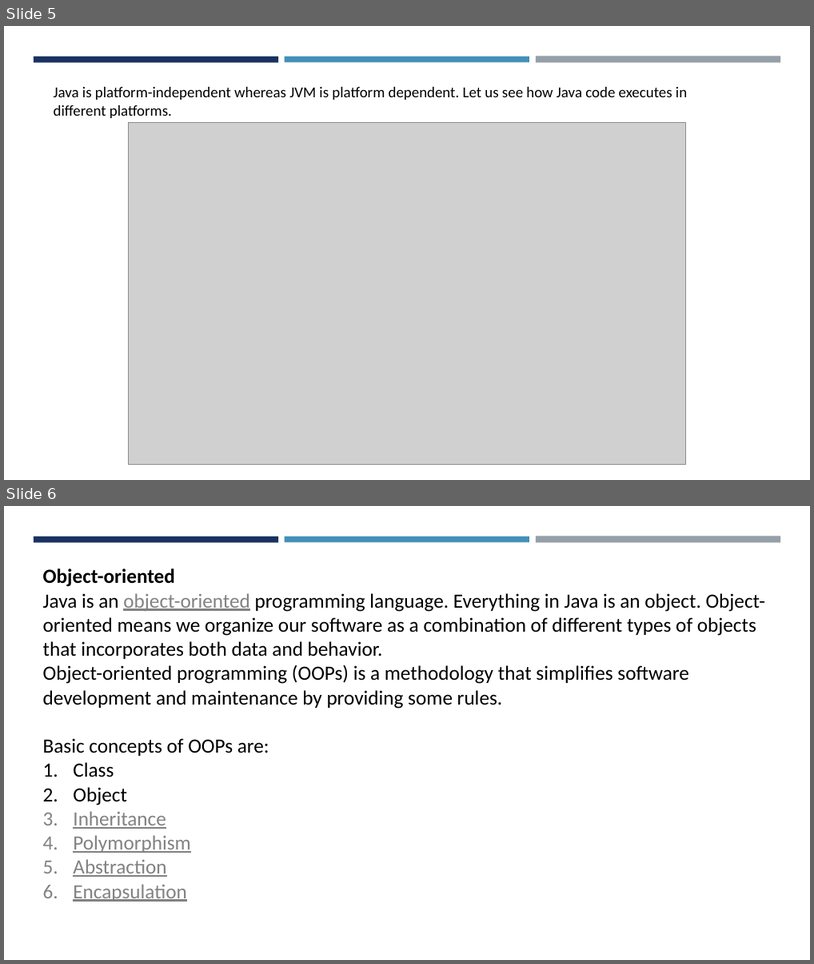
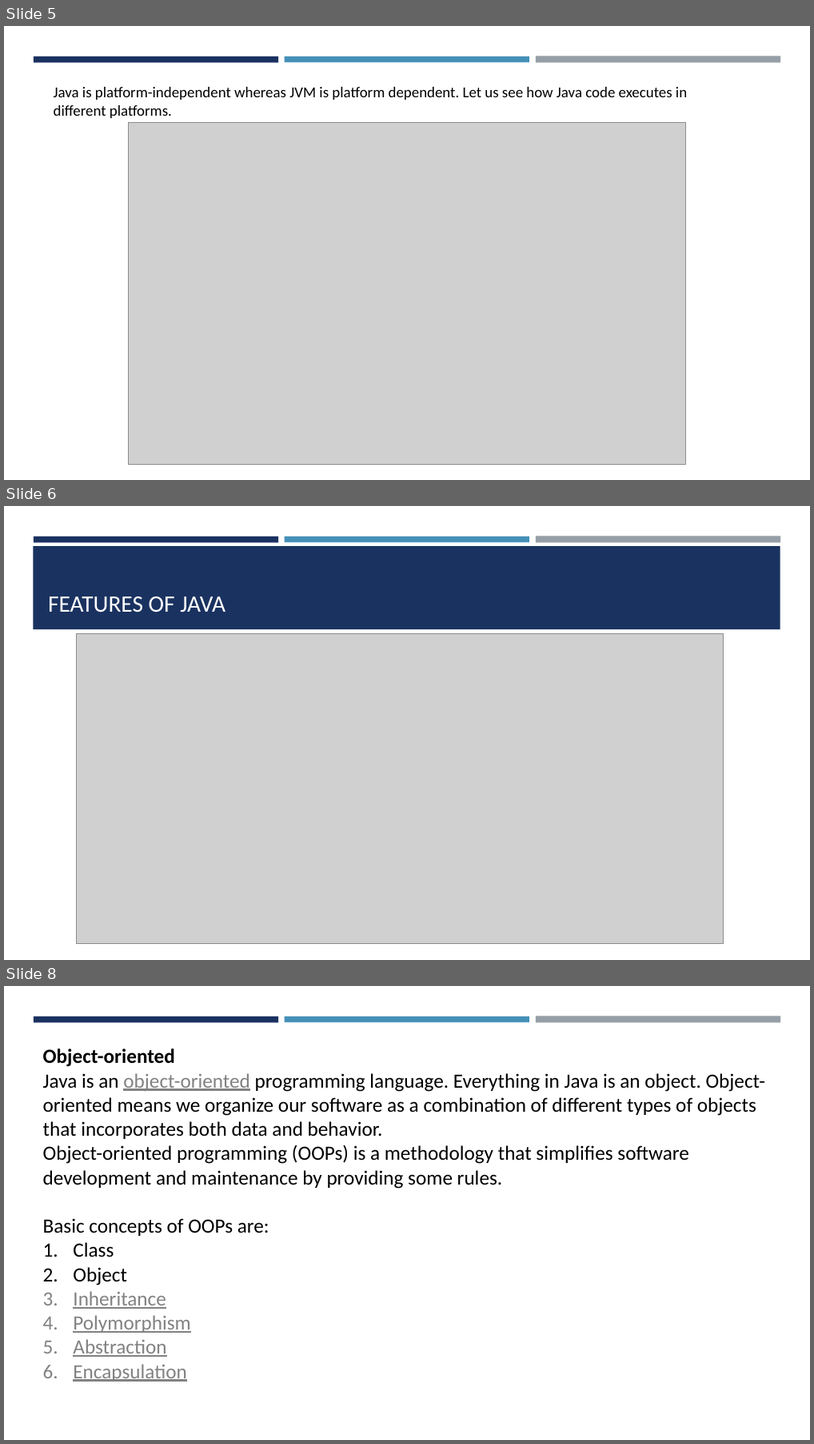
Before and after one commit to amantiwari8861/javaV1, a slide deck: javaSlides/Java Slides part 1.pptx. Shown one above the other, each under a label of ours: slides 5 and 6 before the commit, slides 5, 6 and 8 after it; the slides between them are not shown. The pictures are 814x964 and 814x1444 pixels, drawn with LibreOffice and Linux fonts; fonts in the diff are those of the drawing; grey boxes stand for pictures. Boxes give left, top, right and bottom in pixels: in the first picture for what was removed or moved away, otherwise in the second. Text is boxed around its words. In the diff, an @@ line names an element or a change of style, - is before the commit and + after.

```diff
--- a/javaSlides/Java Slides part 1.pptx
+++ b/javaSlides/Java Slides part 1.pptx
@@ slide 6 added at bbox=[4, 506, 810, 960], background #FFFFFF; not listed: 3 template elements that a slide beside it also shows @@
@@ rectangle added at bbox=[33, 546, 781, 629], fill #1A3260 @@
@@ title added at bbox=[48, 596, 226, 612], 28 pt, text #FFFFFF @@
+FEATURES OF JAVA
@@ picture added at bbox=[76, 634, 724, 944] @@
@@ what was slide 6 is now slide 8 @@
```
Also in this commit, not shown: 5 slides changed, 1 other slide added, 43 other files.
